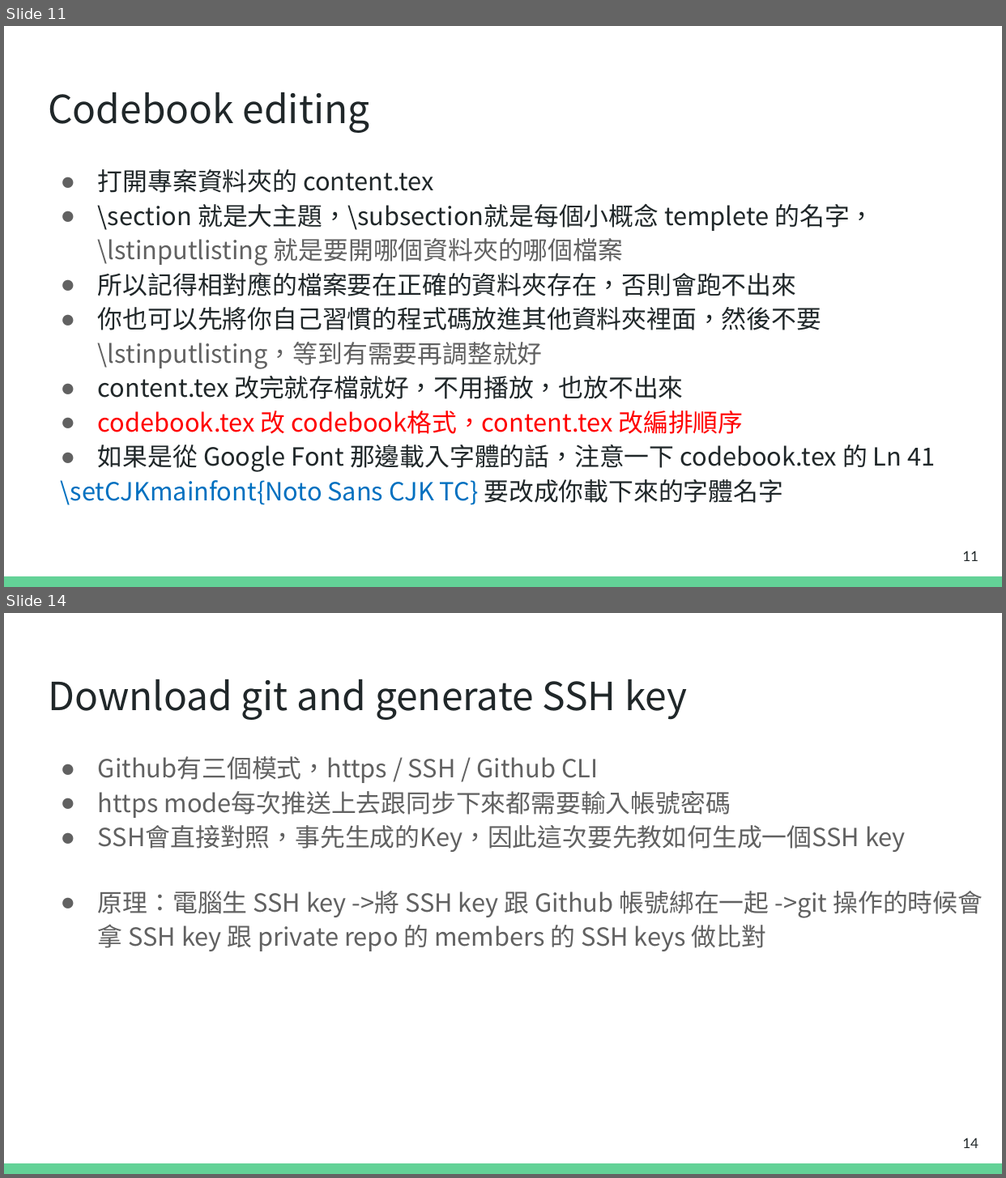
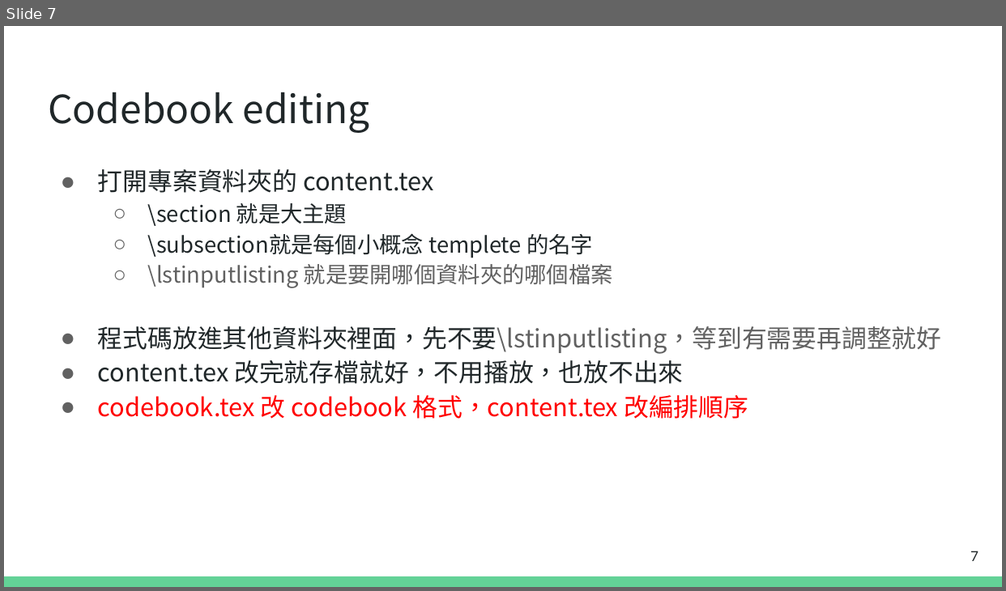
Before and after one commit to terry25031069/NTPU_codebook, a slide deck: tutorial/codebook_tutorial.pptx. Shown one above the other, each under a label of ours: slides 11 and 14 before the commit, slide 7 after it; the slides between them are not shown. The pictures are 1006x1178 and 1006x591 pixels, drawn with LibreOffice and Linux fonts; fonts in the diff are those of the drawing. Boxes give left, top, right and bottom in pixels: in the first picture for what was removed or moved away, otherwise in the second. Text is boxed around its words. In the diff, an @@ line names an element or a change of style, - is before the commit and + after.

```diff
--- a/tutorial/codebook_tutorial.pptx
+++ b/tutorial/codebook_tutorial.pptx
@@ slide 14 removed at (4, 613, 1002, 1174), background #FFFFFF; not listed: 1 template element that a slide beside it also shows @@
@@ title removed at (48, 679, 687, 720) @@
-Download git and generate SSH key
@@ text removed at (98, 756, 982, 952) @@
-● Github有三個模式，https / SSH / Github CLI
-● https mode每次推送上去跟同步下來都需要輸入帳號密碼
-● SSH會直接對照，事先生成的Key，因此這次要先教如何生成一個SSH key
-● 原理：電腦生 SSH key ->將 SSH key 跟 Github 帳號綁在一起 ->git 操作的時候會拿 SSH key 跟 private repo 的 members 的 SSH keys 做比對
@@ page number removed at (962, 1138, 978, 1148) @@
-14
@@ what was slide 11 is now slide 7 @@
@@ slide 7 changed as well @@
@@ text at (98, 203, 942, 354): text changed; size 18 to 16 pt; font Noto Sans CJK TC to Noto Sans CJK SC @@
-● \section 就是大主題，\subsection就是每個小概念 templete 的名字，
-  \lstinputlisting 就是要開哪個資料夾的哪個檔案
-● 所以記得相對應的檔案要在正確的資料夾存在，否則會跑不出來
-● 你也可以先將你自己習慣的程式碼放進其他資料夾裡面，然後不要\lstinputlisting，等到有需要再調整就好
+  ○ \section 就是大主題
+  ○ \subsection就是每個小概念 templete 的名字
+  ○ \lstinputlisting 就是要開哪個資料夾的哪個檔案
+● 程式碼放進其他資料夾裡面，先不要\lstinputlisting，等到有需要再調整就好
@@ text at (98, 395, 748, 419): text changed; text colour #202729 to #FF0000 @@
-● codebook.tex 改 codebook格式，content.tex 改編排順序
-● 如果是從 Google Font 那邊載入字體的話，注意一下 codebook.tex 的 Ln 41
-\setCJKmainfont{Noto Sans CJK TC} 要改成你載下來的字體名字
+● codebook.tex 改 codebook 格式，content.tex 改編排順序
@@ page number at (970, 551, 978, 561): text changed @@
-11
+7
```
Also in this commit, not shown: 5 other slides changed, 3 slides added, 11 other slides removed, 4 other files.
